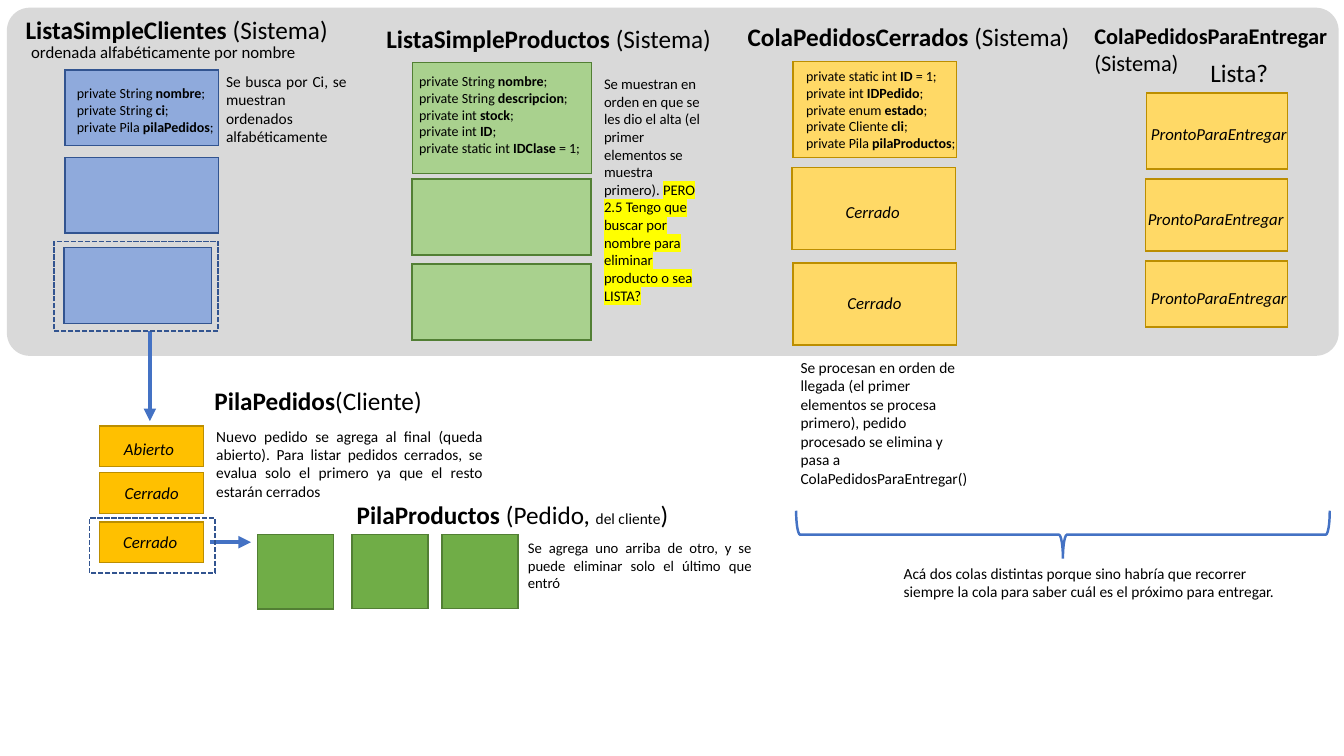
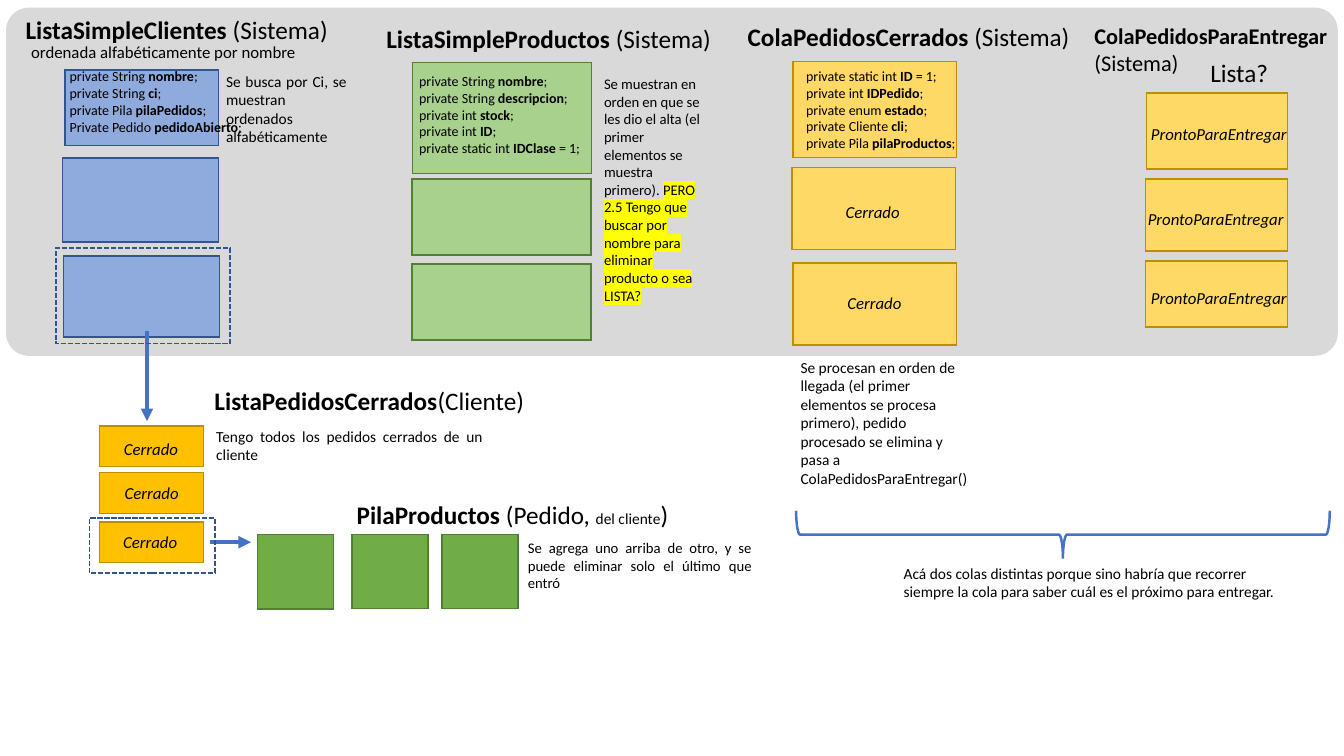
Before and after one commit to sofifernandez/Obligatorio1_AED1, a slide deck: slide 2 of estructura.pptx. Drawn at 1344x756 pixels with LibreOffice and Linux fonts; fonts in the diff are those of the drawing. Boxes give left, top, right and bottom in pixels: in the first picture for what was removed or moved away, otherwise in the second. Text is boxed around its words. In the diff, an @@ line names an element or a change of style, - is before the commit and + after.

```diff
--- a/estructura.pptx
+++ b/estructura.pptx
@@ text "private String nombre;": place and size @@
-text "private String nombre;" at bbox=[77, 88, 214, 135]
+text "private String nombre;" at bbox=[70, 69, 242, 136]
@@ text at bbox=[70, 120, 242, 136]: paragraph added @@
+Private Pedido pedidoAbierto;
@@ rectangle: place and size @@
-rectangle at bbox=[66, 157, 219, 233]
+rectangle at bbox=[63, 158, 218, 242]
@@ rectangle: place and size @@
-rectangle at bbox=[54, 241, 219, 331]
+rectangle at bbox=[56, 248, 231, 344]
@@ rectangle: place and size @@
-rectangle at bbox=[64, 248, 211, 324]
+rectangle at bbox=[64, 256, 220, 337]
@@ arrow moved from (150, 331) - (150, 421) to (147, 331) - (147, 421) @@
@@ text at bbox=[214, 391, 523, 414]: text changed @@
-PilaPedidos(Cliente)
+ListaPedidosCerrados(Cliente)
@@ text at bbox=[124, 443, 178, 455]: text changed @@
-Abierto
+Cerrado
@@ text at bbox=[216, 431, 482, 460]: text changed @@
-Nuevo pedido se agrega al final (queda abierto). Para listar pedidos cerrados, se evalua solo el primero ya que el resto estarán cerrados
+Tengo todos los pedidos cerrados de un cliente
```
Also in this commit, not shown: 11 other files.
